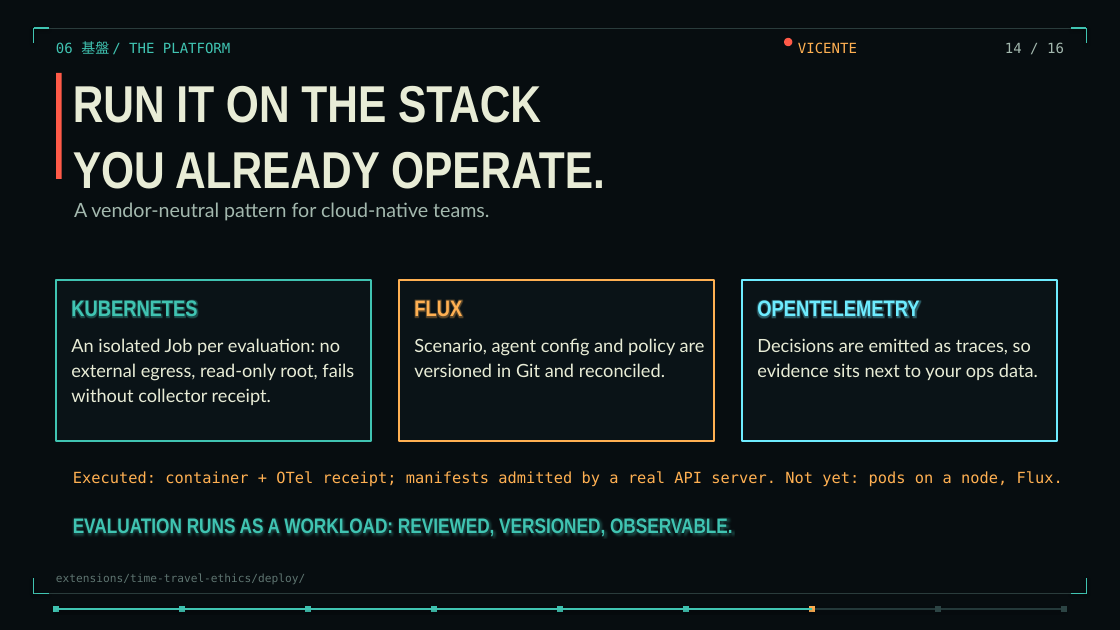
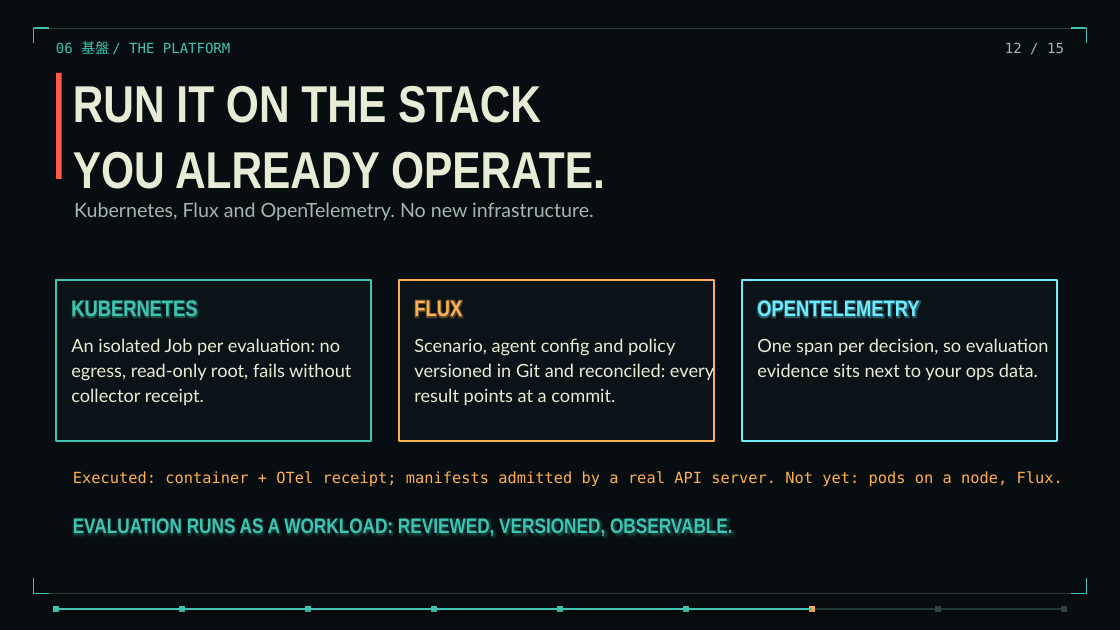
Before and after one commit to torinvdb/a-game-of-ethics, a slide deck: slide 12 of talks/three-years-in-thirty-minutes/three-years-static.pptx (slide 14 before the commit). Drawn at 1120x630 pixels with LibreOffice and Linux fonts; fonts in the diff are those of the drawing; background and template pictures are left out. Boxes give left, top, right and bottom in pixels: in the first picture for what was removed or moved away, otherwise in the second. Text is boxed around its words. In the diff, an @@ line names an element or a change of style, - is before the commit and + after.

```diff
--- a/talks/three-years-in-thirty-minutes/three-years-static.pptx
+++ b/talks/three-years-in-thirty-minutes/three-years-static.pptx
@@ ellipse removed at (784,38,792,46) @@
@@ text removed at (798,42,857,54) @@
-VICENTE
@@ text at (1005,42,1064,53): text changed @@
-14 / 16
+12 / 15
@@ text at (74,202,594,221): text changed @@
-A vendor-neutral pattern for cloud-native teams.
+Kubernetes, Flux and OpenTelemetry. No new infrastructure.
@@ text at (414,338,714,405): text changed @@
-Scenario, agent config and policy are
-versioned in Git and reconciled.
+Scenario, agent config and policy
+versioned in Git and reconciled: every
+result points at a commit.
@@ text at (757,338,1049,355): text changed @@
-Decisions are emitted as traces, so
+One span per decision, so evaluation
@@ text at (71,363,351,405): text changed @@
-external egress, read-only root, fails
-without collector receipt.
+egress, read-only root, fails without
+collector receipt.
@@ text removed at (56,573,305,584) @@
-extensions/time-travel-ethics/deploy/
```
Also in this commit, not shown: 16 other slides changed, 4 slides added, 4 slides removed, 52 other files.
